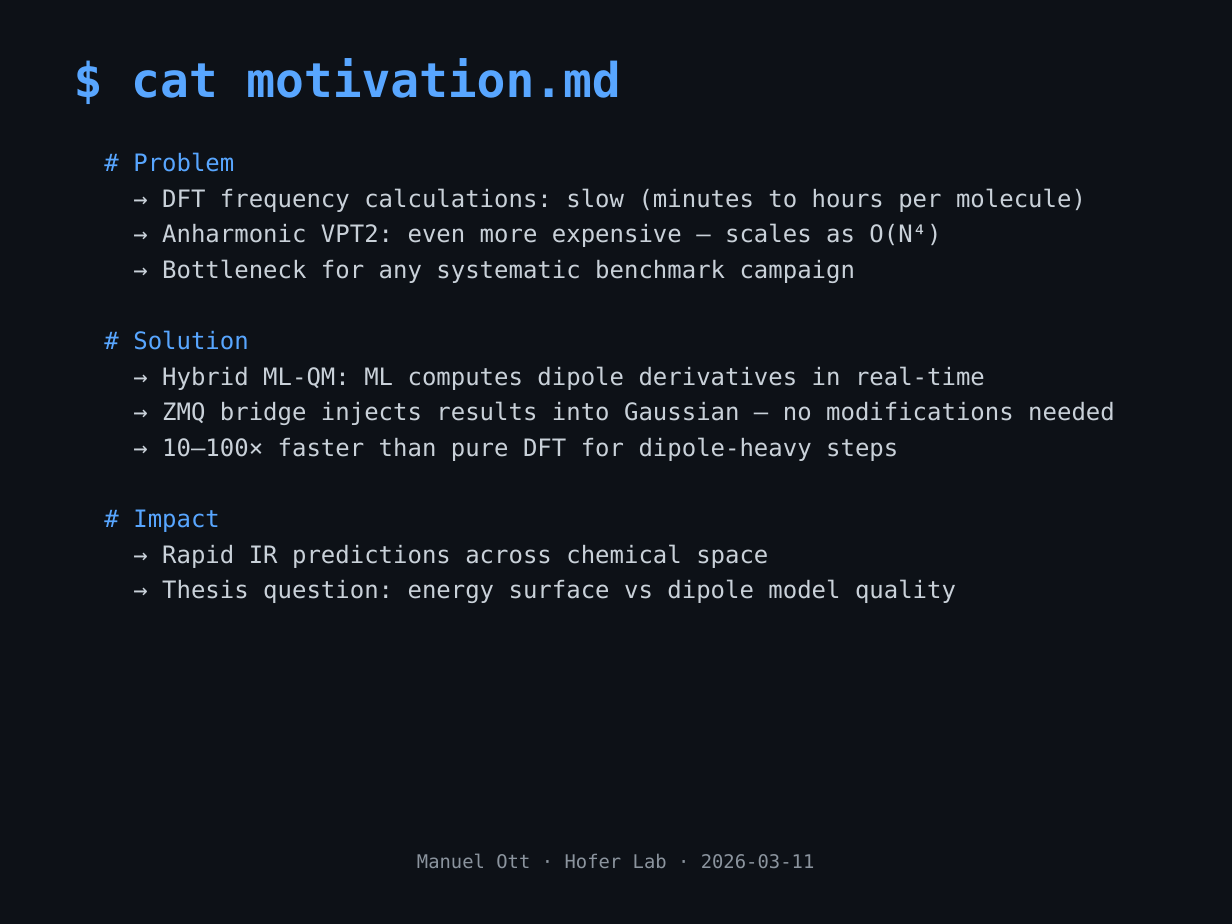
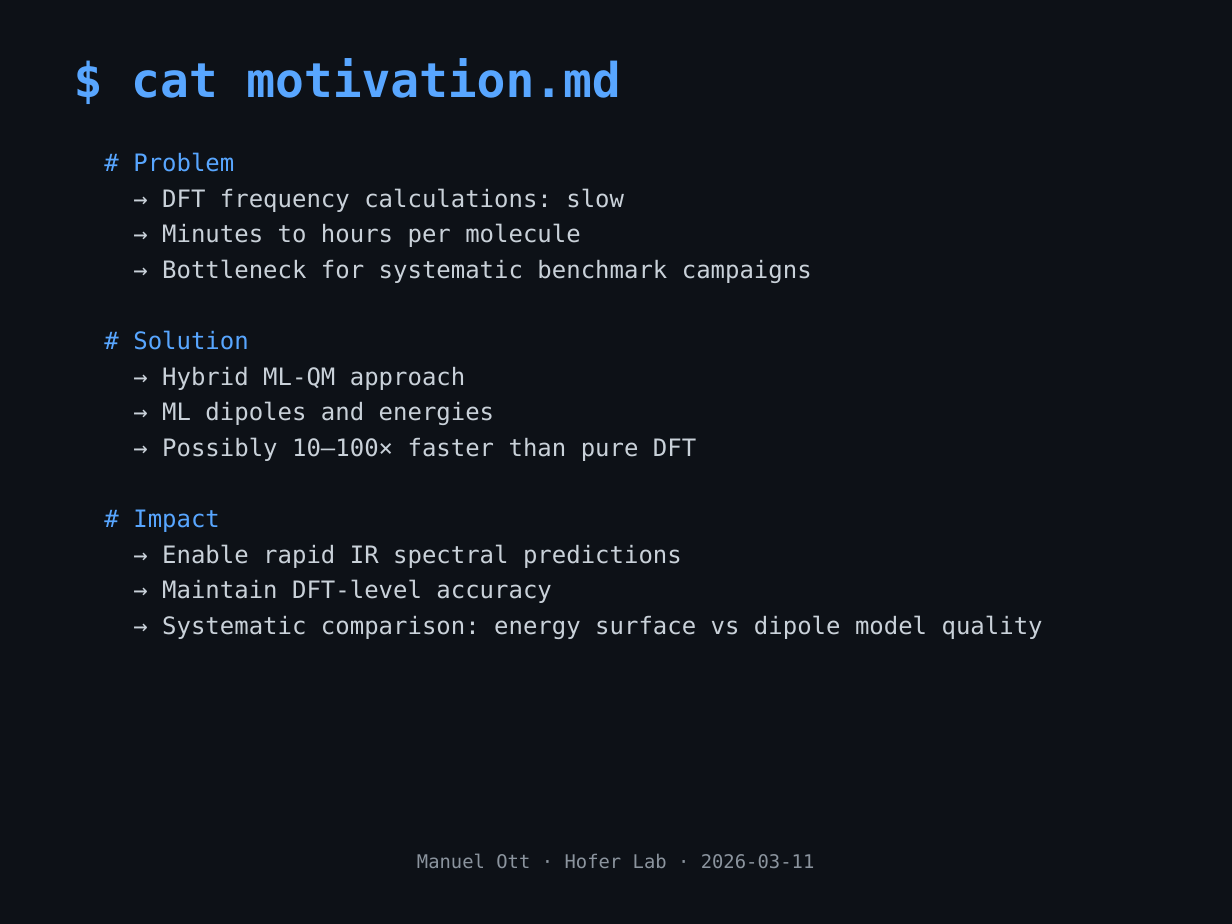
Before and after one commit to mott91/mace_gaussian_interface, a slide deck: slide 2 of presentation/presentation_v2.pptx. Drawn at 1232x924 pixels with LibreOffice and Linux fonts; fonts in the diff are those of the drawing. Boxes give left, top, right and bottom in pixels: in the first picture for what was removed or moved away, otherwise in the second. Text is boxed around its words. In the diff, an @@ line names an element or a change of style, - is before the commit and + after.

```diff
--- a/presentation/presentation_v2.pptx
+++ b/presentation/presentation_v2.pptx
@@ text at <box>162,188,812,283</box>: text changed @@
-→ DFT frequency calculations: slow (minutes to hours per molecule)
-→ Anharmonic VPT2: even more expensive — scales as O(N⁴)
-→ Bottleneck for any systematic benchmark campaign
+→ DFT frequency calculations: slow
+→ Minutes to hours per molecule
+→ Bottleneck for systematic benchmark campaigns
@@ text at <box>162,367,696,461</box>: text changed @@
-→ Hybrid ML-QM: ML computes dipole derivatives in real-time
-→ ZMQ bridge injects results into Gaussian — no modifications needed
-→ 10–100× faster than pure DFT for dipole-heavy steps
+→ Hybrid ML-QM approach
+→ ML dipoles and energies
+→ Possibly 10–100× faster than pure DFT
@@ text at <box>162,544,1043,639</box>: text changed @@
-→ Rapid IR predictions across chemical space
-→ Thesis question: energy surface vs dipole model quality
+→ Enable rapid IR spectral predictions
+→ Maintain DFT-level accuracy
+→ Systematic comparison: energy surface vs dipole model quality
```
Also in this commit, not shown: 1 other file.
